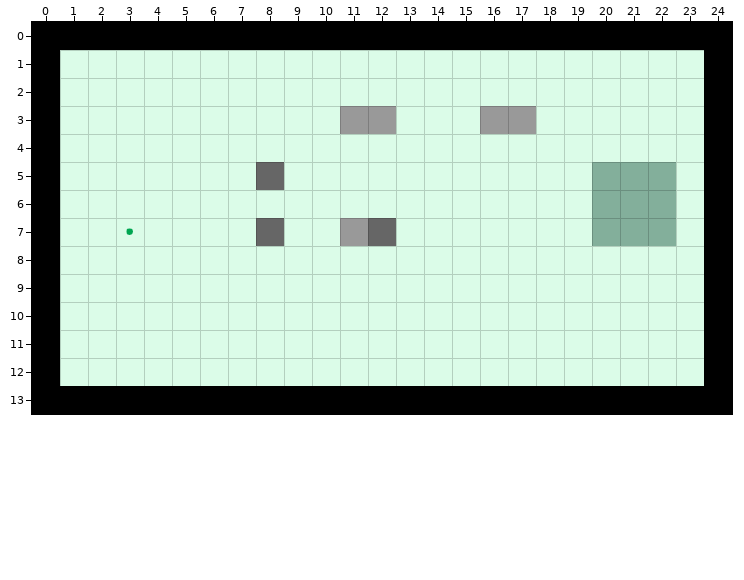
Tiled map: res/tilemaps/synth3.tmx. That is the earlier state.
Cells are 32x32 px. Shown: x 0..24, y 0..13.
Now the later version:
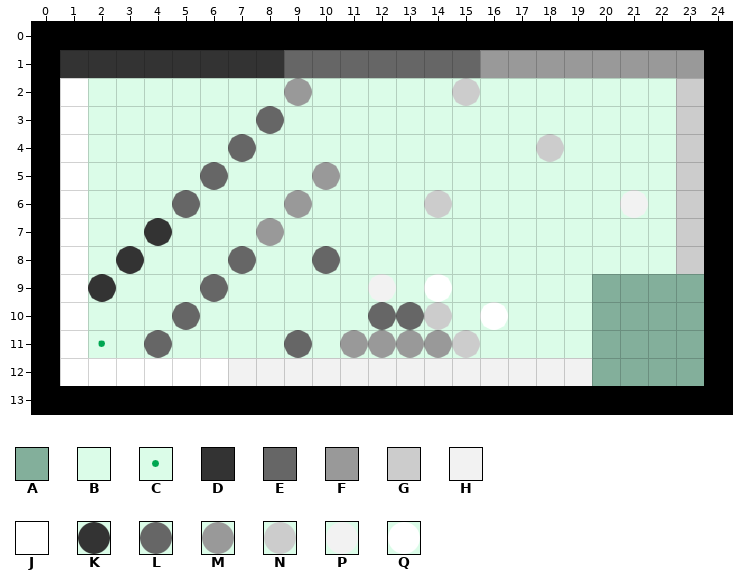
Key: from "foreground2": A 0, B 1, C 2 "dirt", D 19, E 20, F 21, G 22, H 23, J 24, K 37, L 38, M 39, N 40, P 41, Q 42.
_ is an empty cell.
Tiles replaced or removed in this view: A, B, C, E, F.
Diff:
Changed rows in their new state; . is an unchanged cell.
Layer "physics":
first column x 1:
 1 DDDDDDDDEEEEEEEFFFFFFFF
 2 J.......M.....N.......G
 3 J......L..BB...BB.....G
 4 J.....L..........N....G
 5 J....L.B.M.........BBBG
 6 J...L...M....N.....BPBG
 7 J.BK...M..BB.......BBBG
 8 J.K...L..L............G
 9 JK...L.....P.Q.....AAAA
10 J...L......LLN.Q...AAAA
11 JC.L....L.MMMMN....AAAA
12 JJJJJJHHHHHHHHHHHHHAAAA
